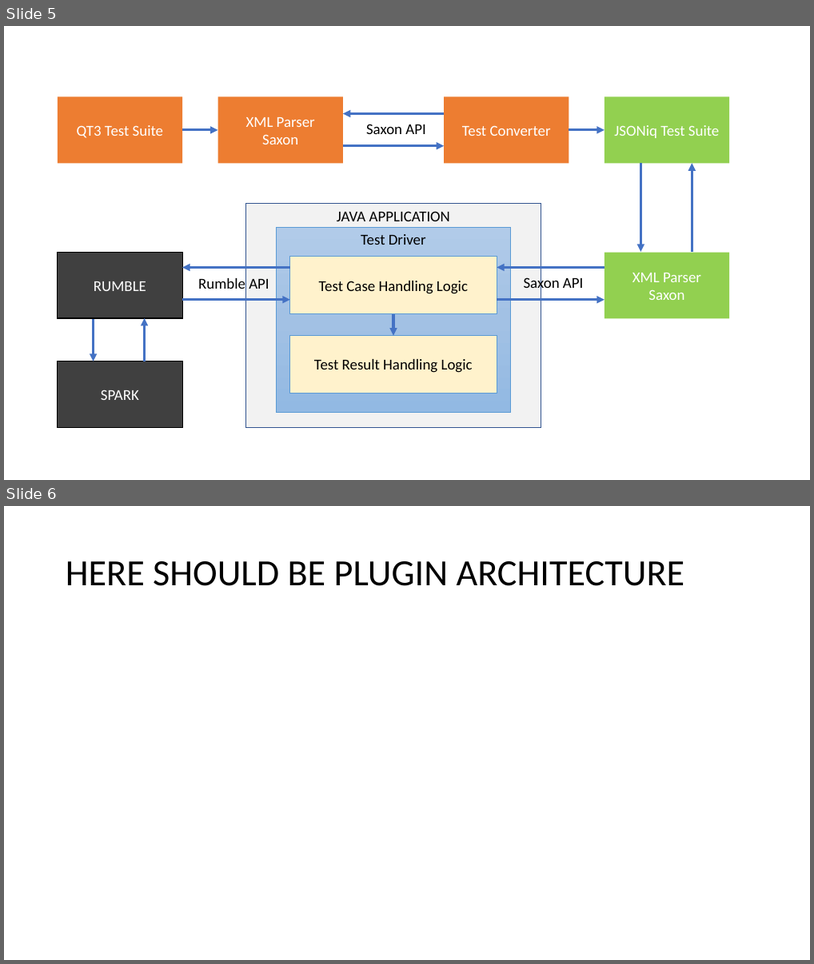
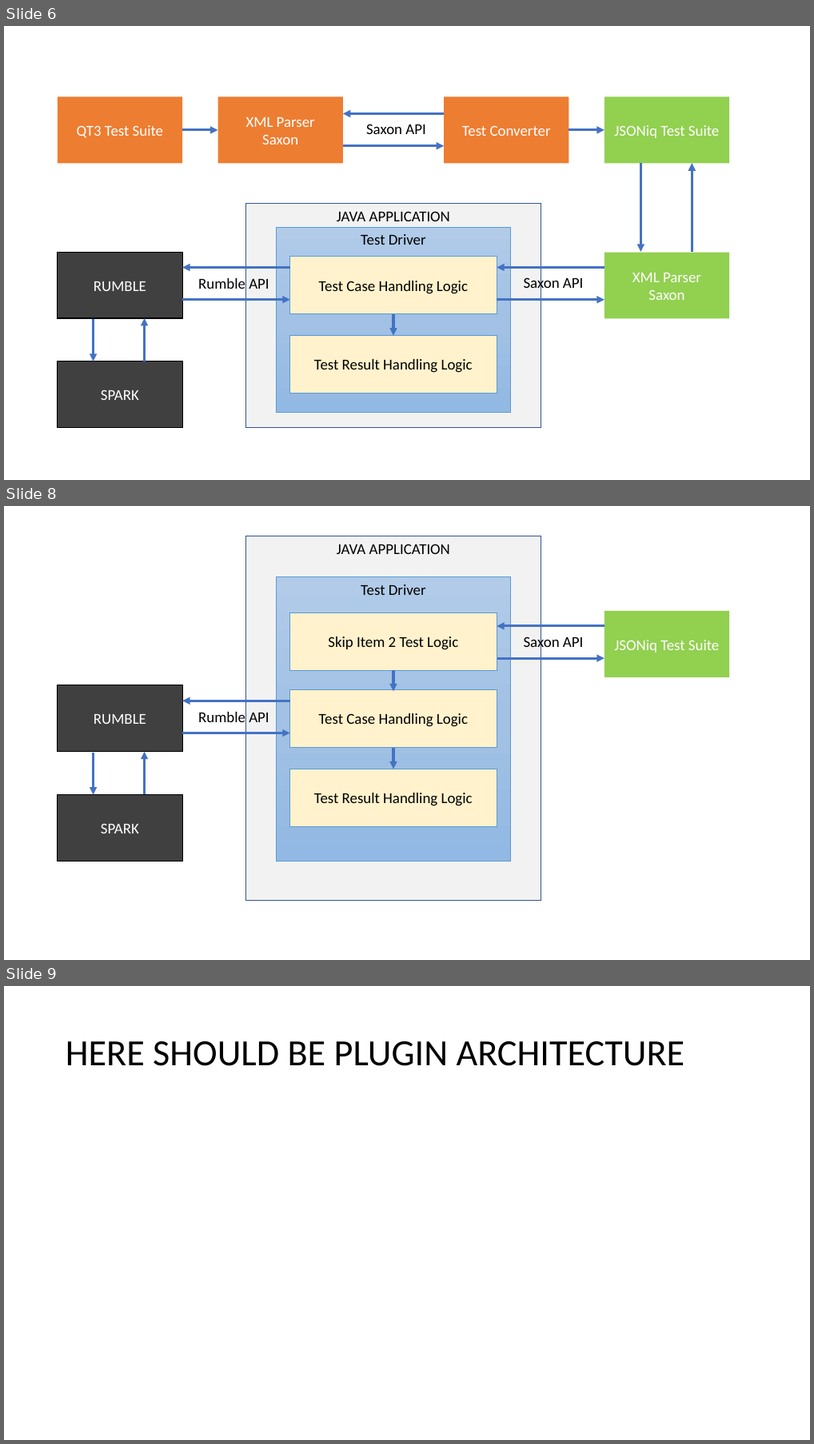
Before and after one commit to RumbleDB/rumble-test-suite, a slide deck: thesis/Architecture Diagram v2.0.pptx. Shown one above the other, each under a label of ours: slides 5 and 6 before the commit, slides 6, 8 and 9 after it; the slides between them are not shown. The pictures are 814x964 and 814x1444 pixels, drawn with LibreOffice and Linux fonts; fonts in the diff are those of the drawing. Boxes give left, top, right and bottom in pixels: in the first picture for what was removed or moved away, otherwise in the second. Text is boxed around its words. In the diff, an @@ line names an element or a change of style, - is before the commit and + after.

Commit message:
Report milestone. Wrote about test converted almost everything

```diff
--- a/thesis/Architecture Diagram v2.0.pptx
+++ b/thesis/Architecture Diagram v2.0.pptx
@@ slide 8 added at box(4, 506, 810, 960), background #FFFFFF @@
@@ rectangle added at box(246, 536, 541, 900), fill #F2F2F2, outline #325491 1 pt, 18 pt, text #000000 @@
+JAVA APPLICATION
@@ rectangle added at box(276, 576, 510, 860), fill gradient #B1CBE9 to #A3C1E5 to #93B9E4, outline #5B9BD5 0.5 pt, 18 pt, text #000000 @@
+Test Driver
@@ rectangle added at box(290, 613, 497, 671), fill #FFF2CC, outline #5B9BD5 0.5 pt, 18 pt, text #000000 @@
+Skip Item 2 Test Logic
@@ rectangle added at box(605, 611, 730, 677), fill #92D050, 18 pt, text #FFFFFF @@
+JSONiq Test Suite
@@ arrow added from (605, 626) to (497, 626), #4472C4 3 pt @@
@@ text added at box(524, 634, 583, 651), 18 pt, text #000000 @@
+Saxon API
@@ arrow added from (394, 671) to (394, 691), #4472C4 3 pt @@
@@ arrow added from (497, 659) to (605, 659), #4472C4 3 pt @@
@@ rectangle added at box(58, 685, 182, 752), fill #404040, outline #000000 1 pt, 18 pt, text #FFFFFF @@
+RUMBLE
@@ rectangle added at box(290, 689, 497, 747), fill #FFF2CC, outline #5B9BD5 0.5 pt, 18 pt, text #000000 @@
+Test Case Handling Logic
@@ arrow added from (290, 700) to (182, 700), #4472C4 3 pt @@
@@ text added at box(198, 712, 269, 722), 18 pt, text #000000 @@
+Rumble API
@@ arrow added from (182, 733) to (290, 733), #4472C4 3 pt @@
@@ arrow added from (94, 753) to (94, 795), #4472C4 3 pt @@
@@ arrow added from (144, 795) to (144, 752), #4472C4 3 pt @@
@@ rectangle added at box(290, 768, 497, 826), fill #FFF2CC, outline #5B9BD5 0.5 pt, 18 pt, text #000000 @@
+Test Result Handling Logic
@@ arrow added from (394, 748) to (394, 768), #4472C4 3 pt @@
@@ rectangle added at box(58, 795, 182, 861), fill #404040, outline #000000 1 pt, 18 pt, text #FFFFFF @@
+SPARK
@@ what was slide 5 is now slide 6 @@
@@ what was slide 6 is now slide 9 @@
```
Also in this commit, not shown: 2 other slides added, 6 other files.
